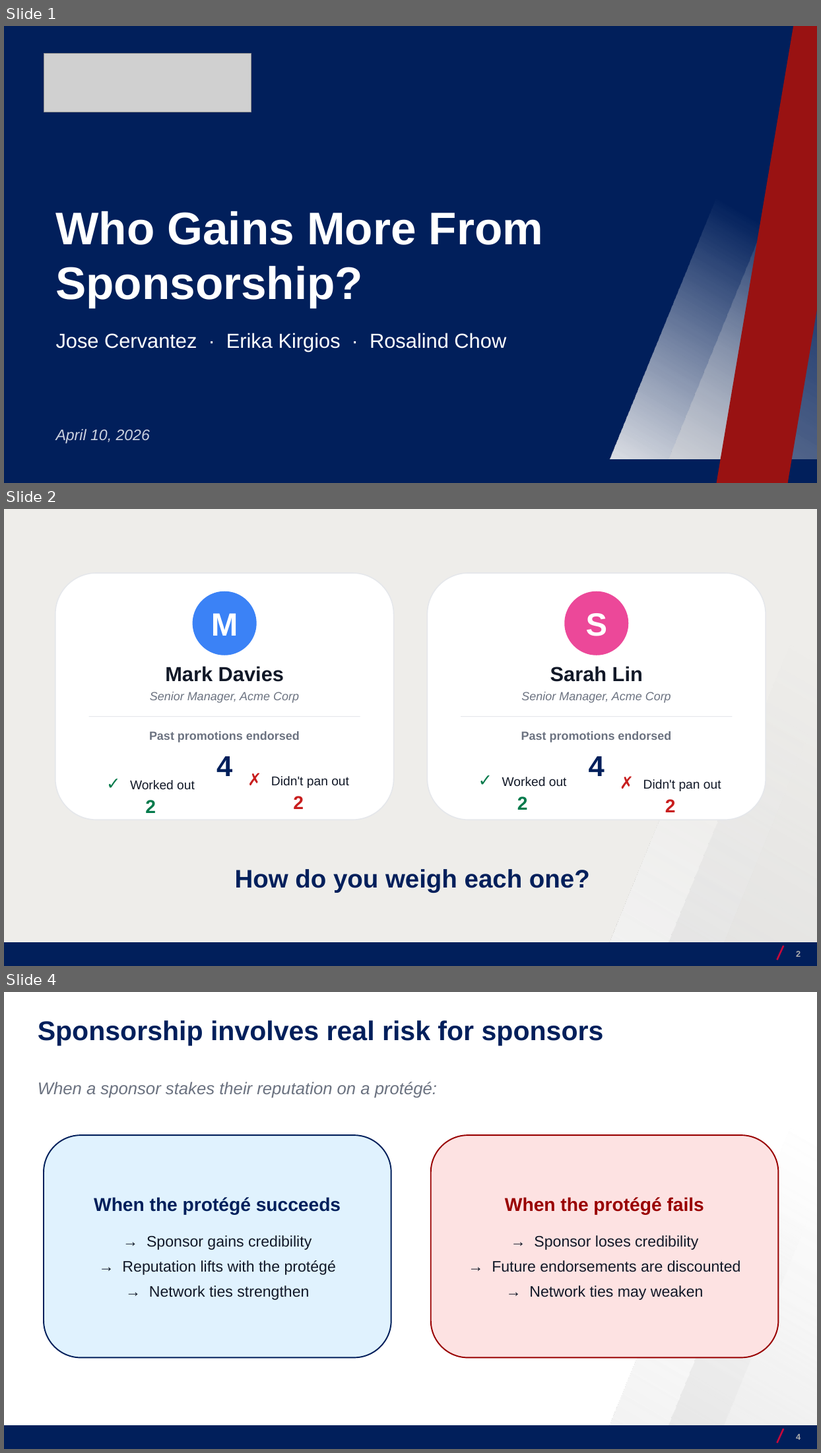
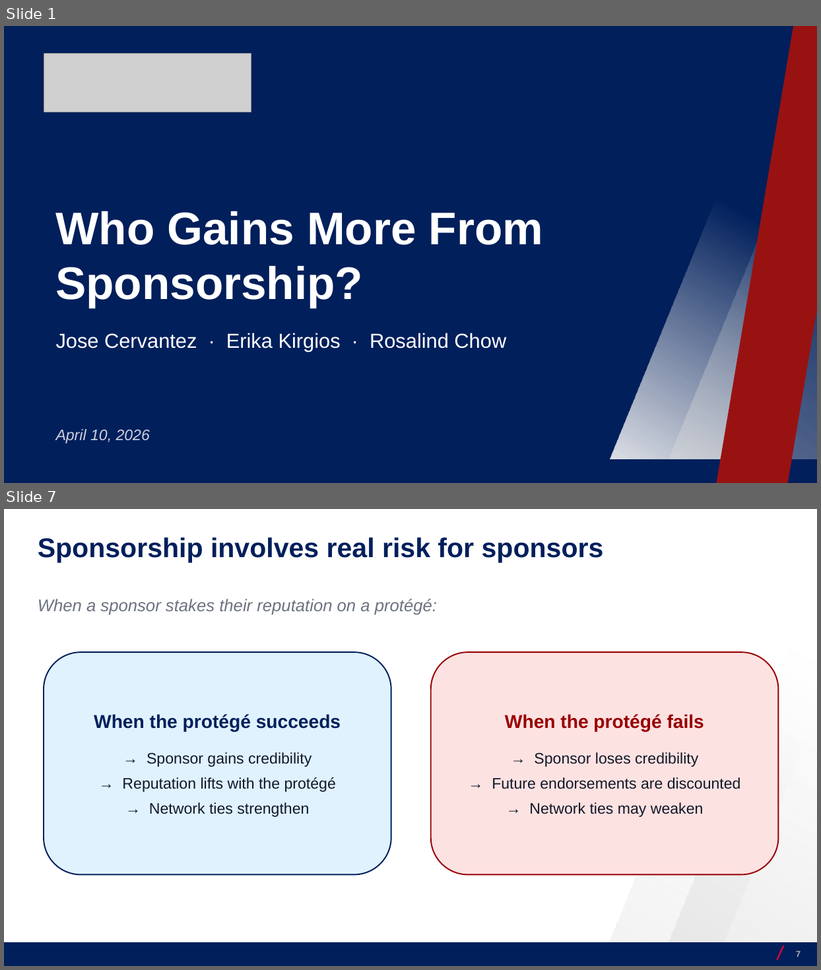
Before and after one commit to josecerv/sponsorship-network, a slide deck: docs/UChicago-0410.pptx. Shown one above the other, each under a label of ours: slides 1, 2 and 4 before the commit, slides 1 and 7 after it; the slides between them are not shown. The pictures are 821x1453 and 821x970 pixels, drawn with LibreOffice and Linux fonts; fonts in the diff are those of the drawing; grey boxes stand for pictures; background and template pictures are left out. Boxes give left, top, right and bottom in pixels: in the first picture for what was removed or moved away, otherwise in the second. Text is boxed around its words. In the diff, an @@ line names an element or a change of style, - is before the commit and + after.

```diff
--- a/docs/UChicago-0410.pptx
+++ b/docs/UChicago-0410.pptx
@@ slide 2 removed at [4,509,817,966], background #EEEDEA; not listed: 4 template elements that a slide beside it also shows @@
@@ rounded rectangle removed at [55,573,394,820] @@
@@ rounded rectangle removed at [427,573,766,820] @@
@@ ellipse removed at [193,591,257,656] @@
-M
@@ ellipse removed at [564,591,628,656] @@
-S
@@ text removed at [165,666,284,682] @@
-Mark Davies
@@ text removed at [550,666,643,682] @@
-Sarah Lin
@@ text removed at [150,692,299,703] @@
-Senior Manager, Acme Corp
@@ text removed at [521,692,671,703] @@
-Senior Manager, Acme Corp
@@ rectangle removed at [88,716,360,717] @@
@@ rectangle removed at [461,716,733,717] @@
@@ text removed at [149,731,300,743] @@
-Past promotions endorsed
@@ text removed at [521,731,671,743] @@
-Past promotions endorsed
@@ text removed at [217,757,232,776] @@
-4
@@ text removed at [589,757,605,776] @@
-4
@@ text removed at [130,780,195,813] @@
-✓ Worked out
-2
@@ text removed at [271,776,349,809] @@
-✗ Didn't pan out
-2
@@ text removed at [502,777,567,810] @@
-✓ Worked out
-2
@@ text removed at [644,780,721,813] @@
-✗ Didn't pan out
-2
@@ text removed at [235,869,590,893] @@
-How do you weigh each one?
@@ page number removed at [796,951,801,957] @@
-2
@@ what was slide 4 is now slide 7 @@
@@ page number at [796,951,801,957]: text changed @@
-4
+7
```
Also in this commit, not shown: 9 slides changed, 8 slides added, 1 other slide removed, 7 other files.
